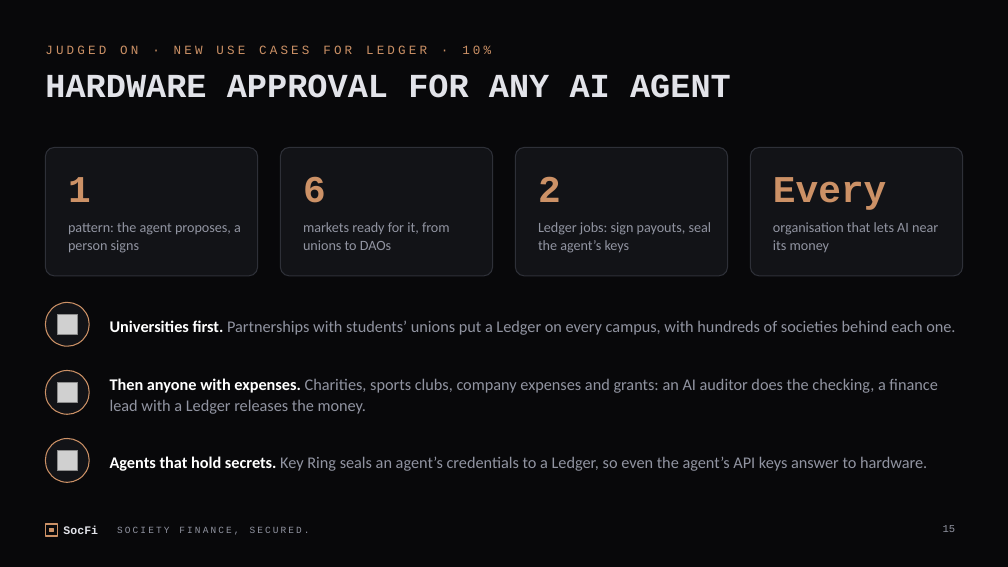
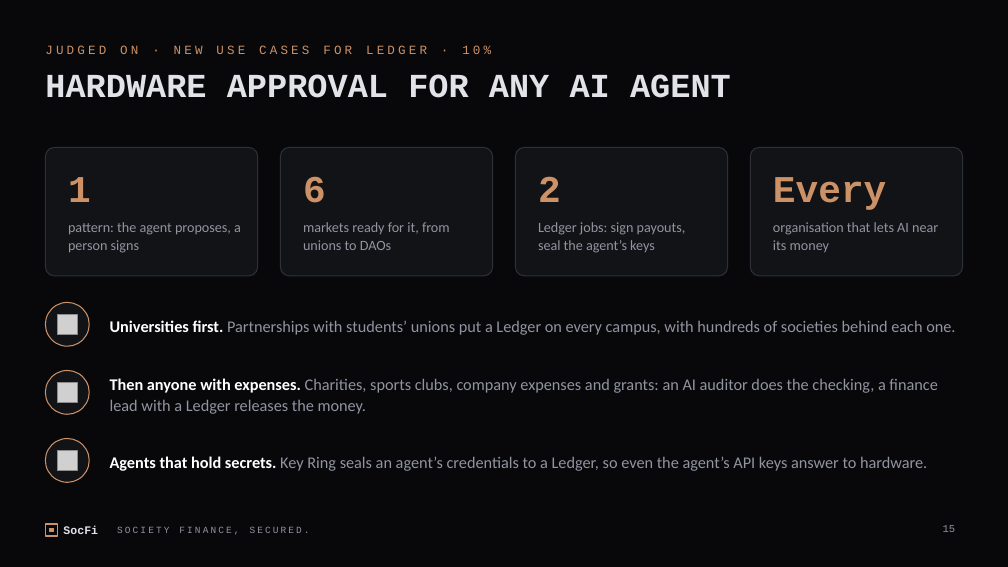
Before and after one commit to tamrachan/soc-fi, a slide deck: slide 15 of pitch/SocFi-pitch.pptx. Drawn at 1008x567 pixels with LibreOffice and Linux fonts; fonts in the diff are those of the drawing; grey boxes stand for pictures. Boxes give left, top, right and bottom in pixels: in the first picture for what was removed or moved away, otherwise in the second. Text is boxed around its words. In the diff, an @@ line names an element or a change of style, - is before the commit and + after.

```diff
--- a/pitch/SocFi-pitch.pptx
+++ b/pitch/SocFi-pitch.pptx
@@ text at (538,222,686,253): text changed @@
-Ledger jobs: sign payouts, seal the agent’s keys
+Ledger jobs: sign payouts,
+seal the agent’s keys
```
Also in this commit, not shown: 4 other slides changed, 1 other file.
